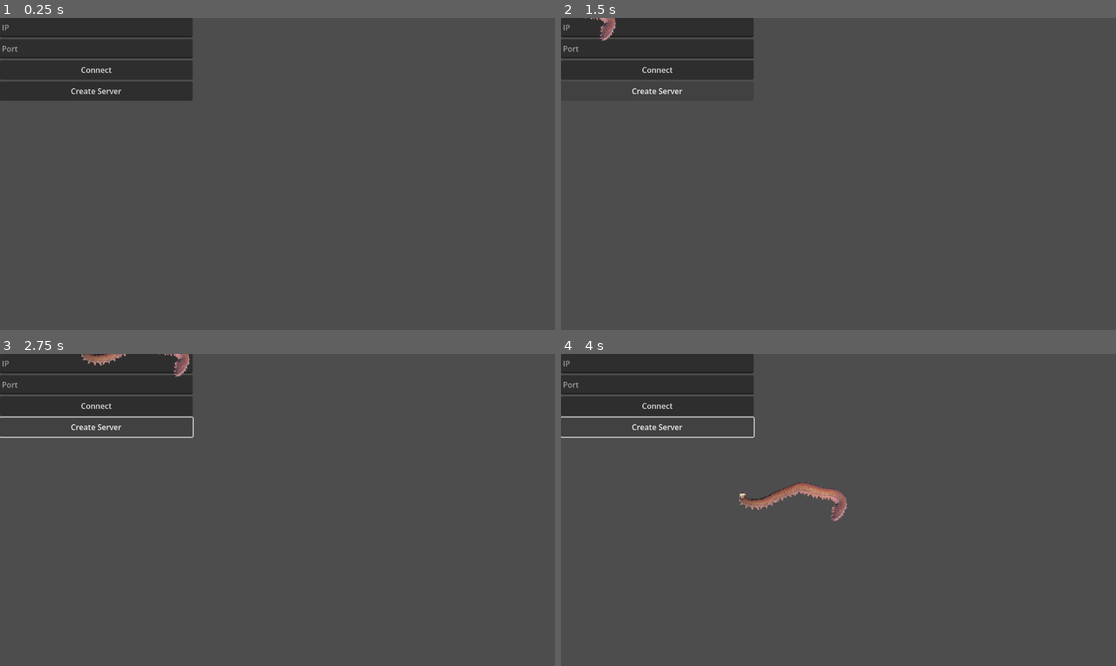
Above: before the commit, frames 1-4 (two rows, left to right).
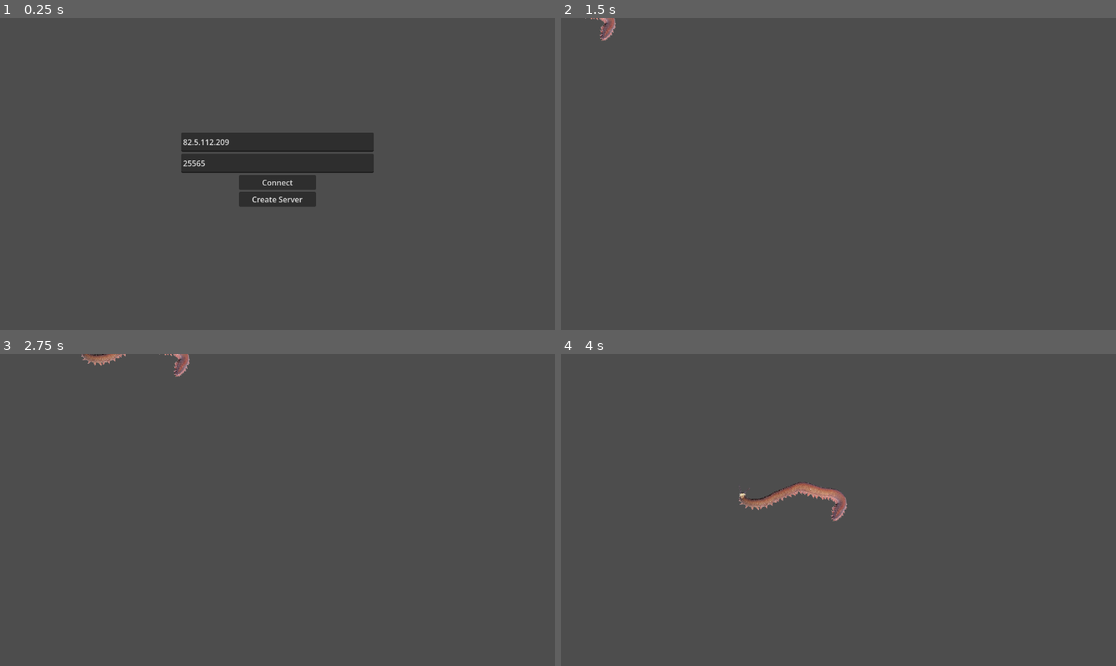
Above: after the commit, the same moments.

Repository: twright1999/godot_mp
Game: Godot game, scene res://scenes/game/scene_manager.tscn
The game is run twice, just before and just after one commit, with the same random seed, the same clock (stepped at 60 frames per second) and the same inputs. Before the commit the project starts from res://scenes/world/world.tscn.
Inputs (mouse positions are in pixels of both pictures, inside the frame that each line leads up to):
- Up to frame 1 (0.25 s): no input
- Up to frame 2 (1.5 s): click "Connect" at 0.5 s; click (655, 89) at 1.25 s, where only the run before the commit has a clickable "Create Server"
- Up to frame 3 (2.75 s): hold Right (ui_right) from 2.03 s (still down)
- Up to frame 4 (4 s): release Right (ui_right) at 2.78 s; hold Down (ui_down) 2.78-3.53 s; hold Right (ui_right) from 3.53 s (still down)

The runs differ from the first frame. In frame 1, 14% of the frame differs, in the area x 0-68%, y 0-61%; in frame 2, 6.3%; in frame 3, 6.4%; in frame 4, 6.8%.

Commit message:
Refactor of whole game. Multiplayer functionality now handled by autoload. SceneManager created as root node

Diff:
--- /dev/null
+++ b/data/global/multiplayer_manager.gd
@@ -0,0 +1,26 @@
+extends Node
+
+signal player_joined(peer_id)
+
+func create_server(port : int) -> void:
+	var peer = ENetMultiplayerPeer.new()
+	peer.create_server(port)
+	print("SERVER: server created on port ", port)
+	multiplayer.multiplayer_peer = peer
+
+	multiplayer.peer_connected.connect(
+		func(peer_id: int) -> void:
+			print("SERVER: ", peer_id, " connected to server")
+			player_joined.emit(peer_id)
+	)
+
+	multiplayer.peer_disconnected.connect(
+		func(peer_id: int) -> void:
+			print("SERVER: ", peer_id, " disconnected from server")
+	)
+
+func join_server(ip, port) -> void:
+	var peer = ENetMultiplayerPeer.new()
+	peer.create_client(ip, port)
+	multiplayer.multiplayer_peer = peer
+	print("CLIENT: connected as ", multiplayer.get_unique_id())
--- a/project.godot
+++ b/project.godot
@@ -15,12 +15,17 @@
 [application]
 
 config/name="godot_mp"
-run/main_scene="uid://boj0wppufg7fr"
+run/main_scene="uid://cwsshhxcejlrv"
 config/features=PackedStringArray("4.6", "Forward Plus")
+
+[autoload]
+
+MultiplayerManager="*uid://xpj5r2pju6qu"
 
 [file_customization]
 
 folder_colors={
 "res://assets/": "red",
+"res://data/": "yellow",
 "res://scenes/": "green"
 }
--- /dev/null
+++ b/scenes/game/scene_manager.gd
@@ -0,0 +1,30 @@
+extends Node
+
+func _ready():
+	# On ready, loads UI and connects button pressed signals
+	var UI = load("res://scenes/world/ui.tscn").instantiate()
+	UI.connect("create_server_pressed", create_lobby)
+	UI.connect("join_server_pressed", join_lobby)
+	add_child(UI)
+
+func create_lobby(port):
+	# Handles the creation of a multiplayer server
+	MultiplayerManager.create_server(port)
+
+	# Moves to game world
+	load_lobby()
+
+func join_lobby(ip, port):
+	# Handles joining a multiplayer server
+	MultiplayerManager.join_server(ip, port)
+
+	# Moves to game world
+	load_lobby()
+
+func load_lobby():
+	# Kills child UI
+	$UI.queue_free()
+
+	# Loads game world
+	var game_world = load("res://scenes/world/world.tscn").instantiate()
+	add_child(game_world)
--- /dev/null
+++ b/scenes/game/scene_manager.tscn
@@ -0,0 +1,6 @@
+[gd_scene format=3 uid="uid://cwsshhxcejlrv"]
+
+[ext_resource type="Script" uid="uid://ypt75po8v5e0" path="res://scenes/game/scene_manager.gd" id="1_sel7y"]
+
+[node name="SceneManager" type="Node" unique_id=2045238248]
+script = ExtResource("1_sel7y")
--- a/scenes/player/player.gd
+++ b/scenes/player/player.gd
@@ -3,6 +3,7 @@
 @export var speed = 400
 
 func _enter_tree() -> void:
+	# Peer id must match player name in order to control
 	set_multiplayer_authority(int(str(name)))
 
 func get_input():
@@ -10,6 +11,7 @@
 	velocity = input_direction * speed
 
 func _physics_process(_delta):
+	# Only take player input from peer with authority
 	if !is_multiplayer_authority():
 		return
 	get_input()
--- a/scenes/world/ui.gd
+++ b/scenes/world/ui.gd
@@ -1,39 +1,11 @@
 extends VBoxContainer
 
-const PLAYER = preload("res://scenes/player/player.tscn")
+# Signals for when buttons are pressed
+signal create_server_pressed(port: int)
+signal join_server_pressed(ip : String, port : int)
 
 func _on_connect_button_pressed() -> void:
-	join_server($TextEntryIP.text, int($TextEntryPort.text))
+	join_server_pressed.emit($TextEntryIP.text, int($TextEntryPort.text))
 
 func _on_create_server_button_pressed() -> void:
-	create_server()
-
-func create_server() -> void:
-	var peer = ENetMultiplayerPeer.new()
-	var success = peer.create_server(25565)
-	print(success)
-	multiplayer.multiplayer_peer = peer
-
-	multiplayer.peer_connected.connect(
-		func(peer_id: int) -> void:
-			print(peer_id)
-			add_player(peer_id)
-	)
-
-	multiplayer.peer_disconnected.connect(
-		func(peer_id: int) -> void:
-			print(peer_id, "has left")
-	)
-
-	add_player(multiplayer.get_unique_id())
-
-func join_server(ip, port) -> void:
-	var peer = ENetMultiplayerPeer.new()
-	var success = peer.create_client(ip, port)
-	print(success)
-	multiplayer.multiplayer_peer = peer
-
-func add_player(peer_id):
-	var player = PLAYER.instantiate()
-	player.name = str(peer_id)
-	add_child(player)
+	create_server_pressed.emit(int($TextEntryPort.text))
--- a/scenes/world/ui.tscn
+++ b/scenes/world/ui.tscn
@@ -4,29 +4,44 @@
 
 [node name="UI" type="VBoxContainer" unique_id=1160671851]
 custom_minimum_size = Vector2(400, 0)
-offset_right = 40.0
-offset_bottom = 40.0
+anchors_preset = 8
+anchor_left = 0.5
+anchor_top = 0.5
+anchor_right = 0.5
+anchor_bottom = 0.5
+offset_left = -200.0
+offset_top = -86.0
+offset_right = 200.0
+offset_bottom = 86.0
+grow_horizontal = 2
+grow_vertical = 2
+size_flags_horizontal = 4
+size_flags_vertical = 4
 script = ExtResource("1_qctfa")
 
 [node name="TextEntryIP" type="TextEdit" parent="." unique_id=404329461]
 custom_minimum_size = Vector2(0, 40)
 layout_mode = 2
+text = "82.5.112.209"
 placeholder_text = "IP"
 
 [node name="TextEntryPort" type="TextEdit" parent="." unique_id=1259451989]
 custom_minimum_size = Vector2(0, 40)
 layout_mode = 2
+text = "25565"
 placeholder_text = "Port"
 
 [node name="ConnectButton" type="Button" parent="." unique_id=1208913592]
-custom_minimum_size = Vector2(0, 40)
+custom_minimum_size = Vector2(160, 0)
 layout_mode = 2
+size_flags_horizontal = 4
 text = "Connect
 "
 
 [node name="CreateServerButton" type="Button" parent="." unique_id=428846896]
-custom_minimum_size = Vector2(0, 40)
+custom_minimum_size = Vector2(160, 0)
 layout_mode = 2
+size_flags_horizontal = 4
 text = "Create Server"
 
 [connection signal="pressed" from="ConnectButton" to="." method="_on_connect_button_pressed"]
--- /dev/null
+++ b/scenes/world/world.gd
@@ -0,0 +1,18 @@
+extends Node2D
+
+const PLAYER = preload("res://scenes/player/player.tscn")
+
+func _ready() -> void:
+	# Only server needs to spawn players to avoid duplication
+	if multiplayer.is_server():
+		# Connects another player joining to creating a player
+		MultiplayerManager.connect("player_joined", add_player)
+
+		# Adds character for server to control
+		add_player(multiplayer.get_unique_id())
+
+func add_player(peer_id) -> void:
+	# Creates new player and assigns their name to peer id
+	var new_player = PLAYER.instantiate()
+	new_player.name = str(peer_id)
+	$MultiplayerElements.add_child(new_player)
--- a/scenes/world/world.tscn
+++ b/scenes/world/world.tscn
@@ -1,11 +1,12 @@
 [gd_scene format=3 uid="uid://boj0wppufg7fr"]
 
-[ext_resource type="PackedScene" uid="uid://dpqbr3mvbqvdp" path="res://scenes/world/ui.tscn" id="2_sl2e5"]
+[ext_resource type="Script" uid="uid://cetud5tud151b" path="res://scenes/world/world.gd" id="1_dphjl"]
 
 [node name="World" type="Node2D" unique_id=2104433121]
-
-[node name="UI" parent="." unique_id=1160671851 instance=ExtResource("2_sl2e5")]
+script = ExtResource("1_dphjl")
 
 [node name="MultiplayerSpawner" type="MultiplayerSpawner" parent="." unique_id=1909922736]
 _spawnable_scenes = PackedStringArray("uid://dq4qruwv6gpv5")
-spawn_path = NodePath("../UI")
+spawn_path = NodePath("../MultiplayerElements")
+
+[node name="MultiplayerElements" type="Node" parent="." unique_id=1809002305]
Not shown, added: data/global/multiplayer_manager.gd.uid
Not shown, added: scenes/game/scene_manager.gd.uid
Not shown, added: scenes/world/world.gd.uid
